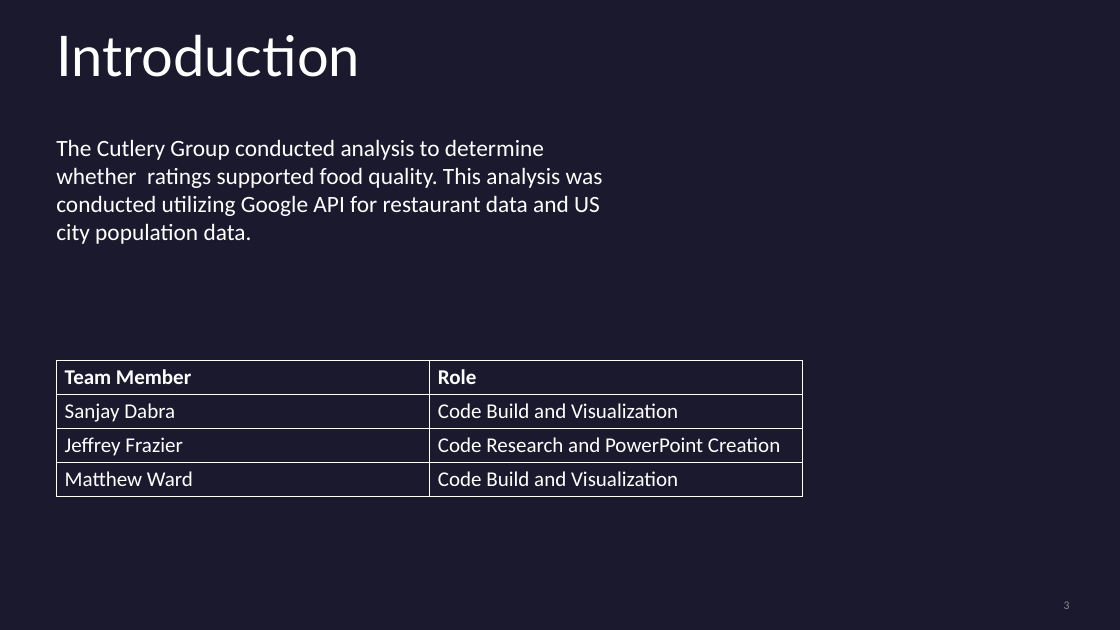
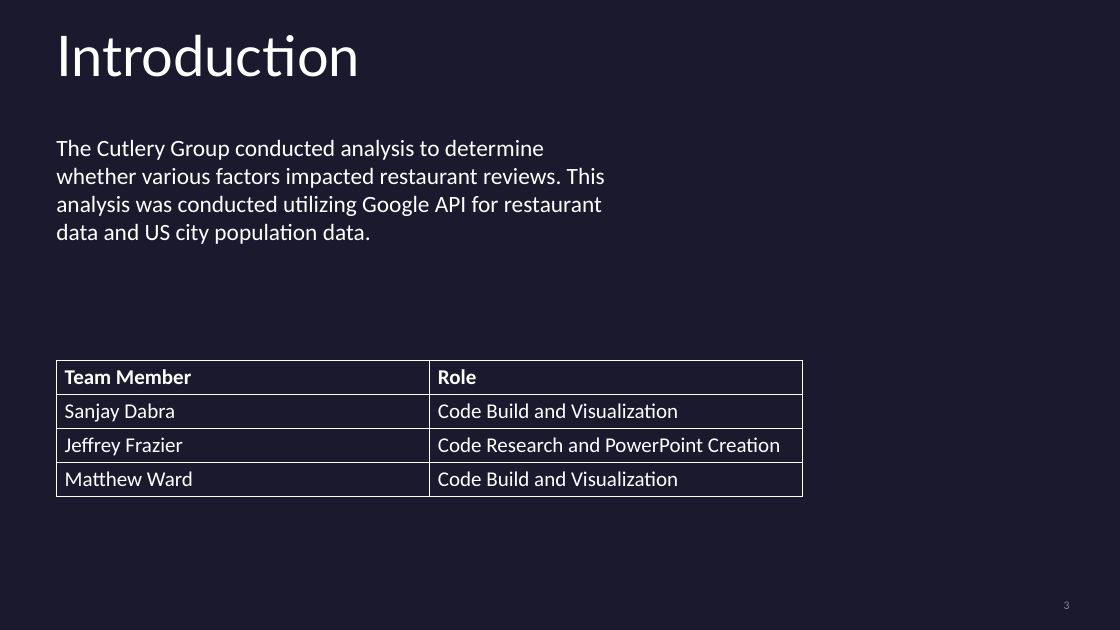
Before and after one commit to mward95/Restaurant_API, a slide deck: slide 3 of Sanjay Dabra/Presentation1.pptx. Drawn at 1120x630 pixels with LibreOffice and Linux fonts; fonts in the diff are those of the drawing. Boxes give left, top, right and bottom in pixels: in the first picture for what was removed or moved away, otherwise in the second. Text is boxed around its words. In the diff, an @@ line names an element or a change of style, - is before the commit and + after.

Commit message:
Presentation Updates

```diff
--- a/Sanjay Dabra/Presentation1.pptx
+++ b/Sanjay Dabra/Presentation1.pptx
@@ text at box(56, 139, 605, 244): text changed @@
-The Cutlery Group conducted analysis to determine whether ratings supported food quality. This analysis was conducted utilizing Google API for restaurant data and US city population data.
+The Cutlery Group conducted analysis to determine whether various factors impacted restaurant reviews. This analysis was conducted utilizing Google API for restaurant data and US city population data.
```
Also in this commit, not shown: 7 other slides changed, 2 slides added, 1 slide removed.
